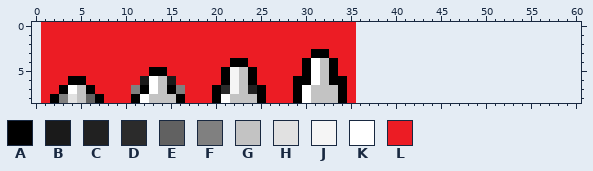
Edited in one commit: pixel-art sprite (assets/Spritesheets/spikes.png). Above: the version before the commit.
The file is 35x9 pixels. Colours within 5 levels of each other are drawn and written as one. The old version is drawn lined up with the new one, on the new canvas.
Palette (. is transparent): A #000000  B #1a1a1a  C #212121  D #2b2b2b  E #616161  F #808080  G #c3c3c3  H #e1e1e1  J #f5f5f5  K #ffffff  L #ec1c24
Pixels before, first column x 1:
0 LLLLLLLLLLLLLLLLLLLLLLLLLLLLLLLLLLL
1 LLLLLLLLLLLLLLLLLLLLLLLLLLLLLLLLLLL
2 LLLLLLLLLLLLLLLLLLLLLLLLLLLLLLLLLLL
3 LLLLLLLLLLLLLLLLLLLLLLLLLLLLLLAALLL
4 LLLLLLLLLLLLLLLLLLLLLAALLLLLLAKGALL
5 LLLLLLLLLLLLAALLLLLLAJGALLLLLAKGALL
6 LLLAALLLLLLBKGBLLLLLAJGALLLLAAKGAAL
7 LLAKGALLLLFAKGAFLLLADJGCALLLAKGGGAL
8 LAFHGEALLLAKGGGALLLAKGGGALLLAKGGGAL
The same view after the edit:
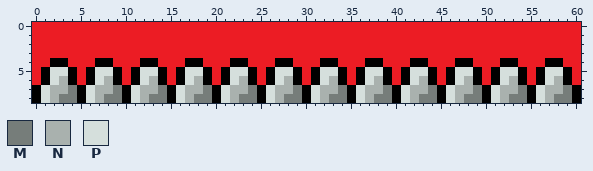
Colours new in this view: M #767d7a  N #a9b1ae  P #d5dfdc
The edit:
canvas 35x9 -> 61x9, the old top-left corner now at 1,0
Changed rows in their new state; - is an unchanged pixel.
first column x 0:
0 L-----------------------------------LLLLLLLLLLLLLLLLLLLLLLLLL
1 L-----------------------------------LLLLLLLLLLLLLLLLLLLLLLLLL
2 L-----------------------------------LLLLLLLLLLLLLLLLLLLLLLLLL
3 L------------------------------LL---LLLLLLLLLLLLLLLLLLLLLLLLL
4 L-AA---AA---AA---AA--------AA-LLA---LAALLLAALLLAALLLAALLLAALL
5 LAPPA-APPA-APP--APPA--PP--APPALAPPA-APPALAPPALAPPALAPPALAPPAL
6 LAPN-LAPNA-APNALAPNA--PN--APN-LAPN--APNALAPNALAPNALAPNALAPNAL
7 APNNMAPNNMAPNNM-PNNM-PNNM-PNNMAPNNMAPNNMAPNNMAPNNMAPNNMAPNNMA
8 APNMMAPNMMAPNMMAPNMM-PNMM-PNMMAPNMMAPNMMAPNMMAPNMMAPNMMAPNMMA
Changed places in both pictures, as pixel boxes (x1, y1, x2, y2):
changed: (32, 22, 581, 103)
